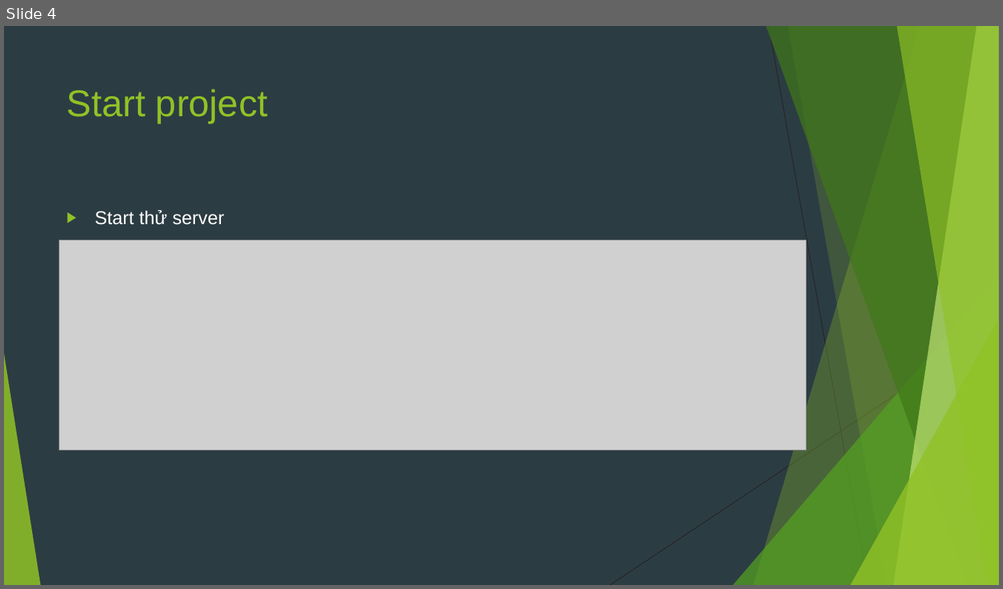
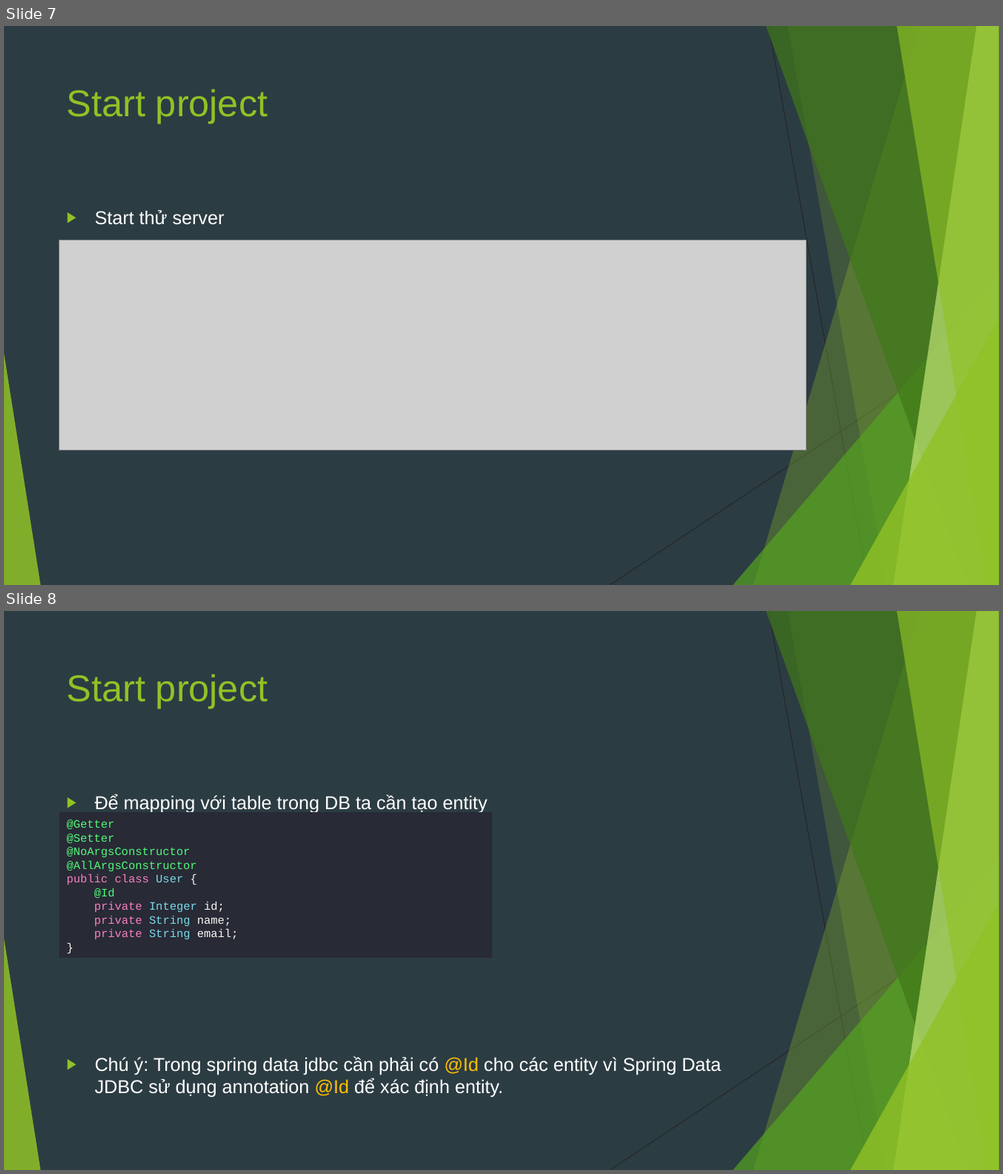
Before and after one commit to sobbingwind/SpringBoot, a slide deck: 06.Spring Data JDBC.pptx. Shown one above the other, each under a label of ours: slide 4 before the commit, slides 7 and 8 after it. The pictures are 1003x589 and 1003x1174 pixels, drawn with LibreOffice and Linux fonts; fonts in the diff are those of the drawing; grey boxes stand for pictures. Boxes give left, top, right and bottom in pixels: in the first picture for what was removed or moved away, otherwise in the second. Text is boxed around its words. In the diff, an @@ line names an element or a change of style, - is before the commit and + after.

```diff
--- a/06.Spring Data JDBC.pptx
+++ b/06.Spring Data JDBC.pptx
@@ slide 8 added at <box>4,611,999,1170</box>, background #2C3C43; not listed: 10 template elements that a slide beside it also shows @@
@@ title added at <box>67,674,267,709</box>, 36 pt, text #90C226 @@
+Start project
@@ text added at <box>95,795,721,1098</box>, 18 pt, text #FFFFFF @@
+▶ Để mapping với table trong DB ta cần tạo entity
+▶ Chú ý: Trong spring data jdbc cần phải có @Id cho các entity vì Spring Data JDBC sử dụng annotation @Id để xác định entity.
@@ rectangle added at <box>60,812,492,958</box>, fill #282A36, 11 pt, text #50FA78 @@
+@Getter
+@Setter
+@NoArgsConstructor
+@AllArgsConstructor
+public class User {
+@Id
+private Integer id;
+private String name;
+private String email;
+}
@@ what was slide 4 is now slide 7 @@
```
Also in this commit, not shown: 18 other slides added.
